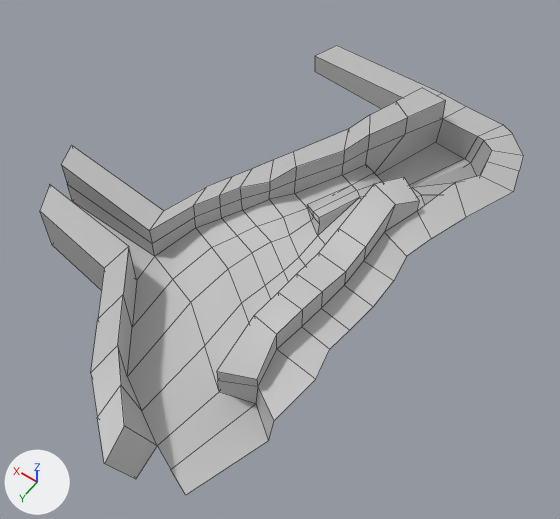
The FBX model Assets/Terrain/terrain_W1A6.fbx: old version first, new version second.
The view is the same before and after, from a 50 mm lens placed at (-214.3, -726.4, 208.9), pointed at (-133.5, -839.6, 31.0). The lights are fixed; the arrows at lower left show +X, +Y and +Z. Mesh edges are drawn as thin lines. Where no turn or scale is listed for an object, it has been applied to the vertices. Vertices at the same position are counted once.

The scene before the commit, as lines of its bpy script (objects in view):
```python
me_mesh = bpy.data.meshes.new('Mesh')
me_mesh.from_pydata(...)  # 200 vertices, 178 faces; spans x -181.0..-54.0, y -930.0..-764.0, z 17.0..53.0
me_mesh.materials.append(mat_lambert1)  # grey #bcbcbc
ob_w1a6_mesh = bpy.data.objects.new('W1A6_mesh', me_mesh)
ob_w1a6_mesh.location = (0.0, 0.0, 0.0)
```
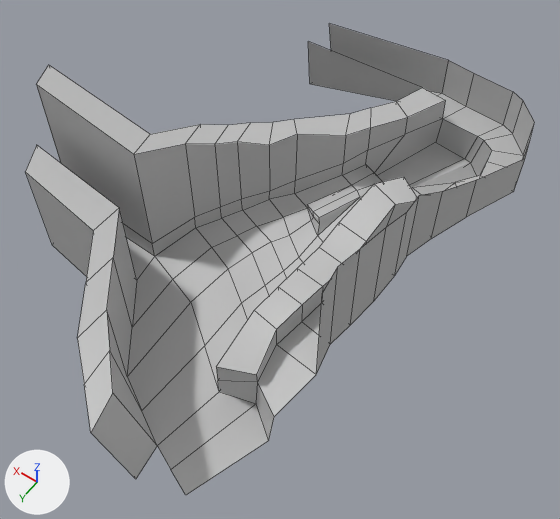
Edits to the bpy script that builds the scene:
```text
Change me_mesh:
    used by ob_w1a6_mesh; location = (0.0, 0.0, 0.0)
    remove me_mesh.from_pydata(...)  # 200 vertices, 178 faces; spans x -181.0..-54.0, y -930.0..-764.0, z 17.0..53.0
    add me_mesh.from_pydata(...)  # 216 vertices, 193 faces; spans x -181.0..-54.0, y -917.0..-764.0, z 17.0..69.0
    me_mesh part 1
    4 vertices are removed from x -164.0..-91.0, y -930.0..-813.0, z 27.0..34.0
    8 faces are deleted
    12 vertices in x -157.0..-141.0, y -847.0..-800.0, z 26.0..43.0 move by (0.0, 0.0, 2.0)
    11 vertices in x -135.0..-60.0, y -821.0..-772.0, z 34.0..36.0 move by (0.0, 0.0, 16.0)
    9 vertices in x -161.0..-133.0, y -887.0..-799.0, z 26.0..52.0 move by (0.0, 0.0, 3.0)
    21 vertices move from x -167.0..-54.0, y -921.0..-764.0, z 29.0..50.0 to x -167.0..-54.0, y -907.0..-764.0, z 34.0..69.0
    13 vertices are added at x -175.0..-98.0, y -917.0..-813.0, z 33.0..69.0
    7 new vertices lie (0.0, 0.0, 13.0) away from vertices in x -181.0..-142.0, y -917.0..-886.0, z 44.0..49.0
    23 new faces join them
```

Changed parts and their boxes (x1, y1, x2, y2) in the pictures (560 x 519 px):
'W1A6_mesh', reshaped: before (40, 45, 523, 495); after (26, 24, 535, 495)
part 1 of me_mesh, built on: before (40, 45, 442, 479); after (26, 24, 535, 479)
